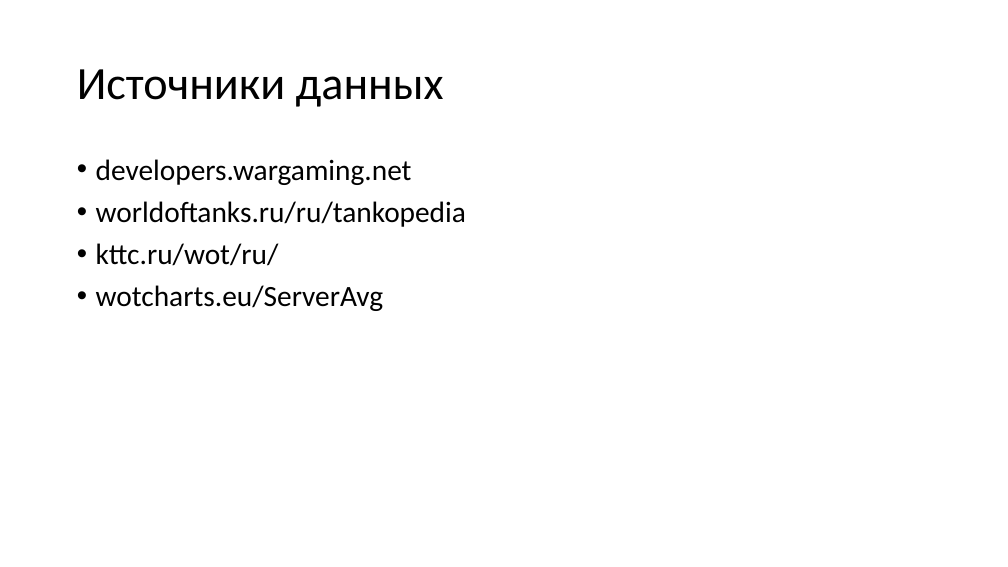
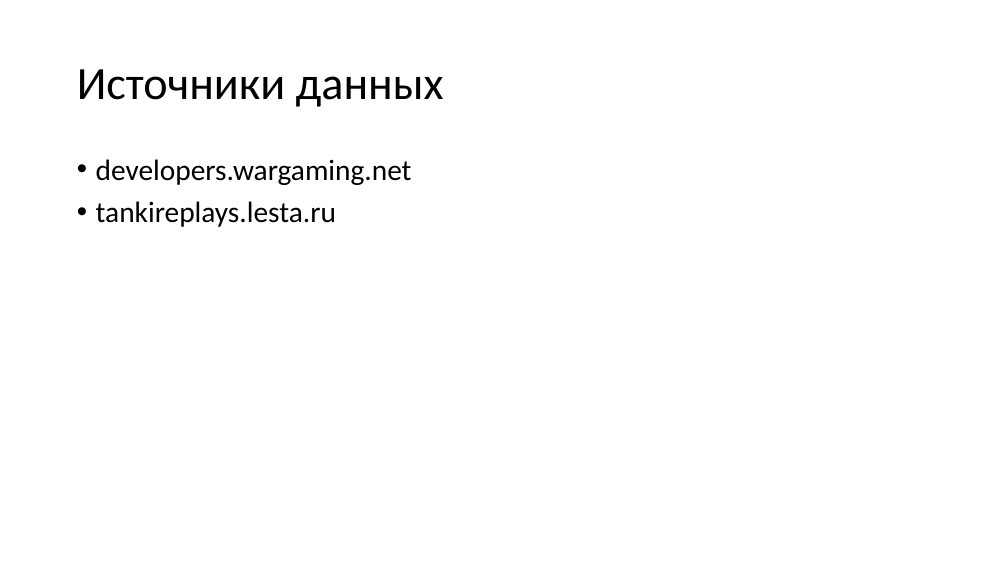
Before and after one commit to Ko4eBHuK/Ontologies-and-Representation-of-Knowledge, a slide deck: slide 3 of presentation.pptx. Drawn at 1008x567 pixels with LibreOffice and Linux fonts; fonts in the diff are those of the drawing. Boxes give left, top, right and bottom in pixels: in the first picture for what was removed or moved away, otherwise in the second. Text is boxed around its words. In the diff, an @@ line names an element or a change of style, - is before the commit and + after.

```diff
--- a/presentation.pptx
+++ b/presentation.pptx
@@ text at bbox=[96, 201, 336, 227]: text changed @@
-• worldoftanks.ru/ru/tankopedia
-• kttc.ru/wot/ru/
-• wotcharts.eu/ServerAvg
+• tankireplays.lesta.ru
```
Also in this commit, not shown: 4 slides added, 2 slides removed, 2 other files.
